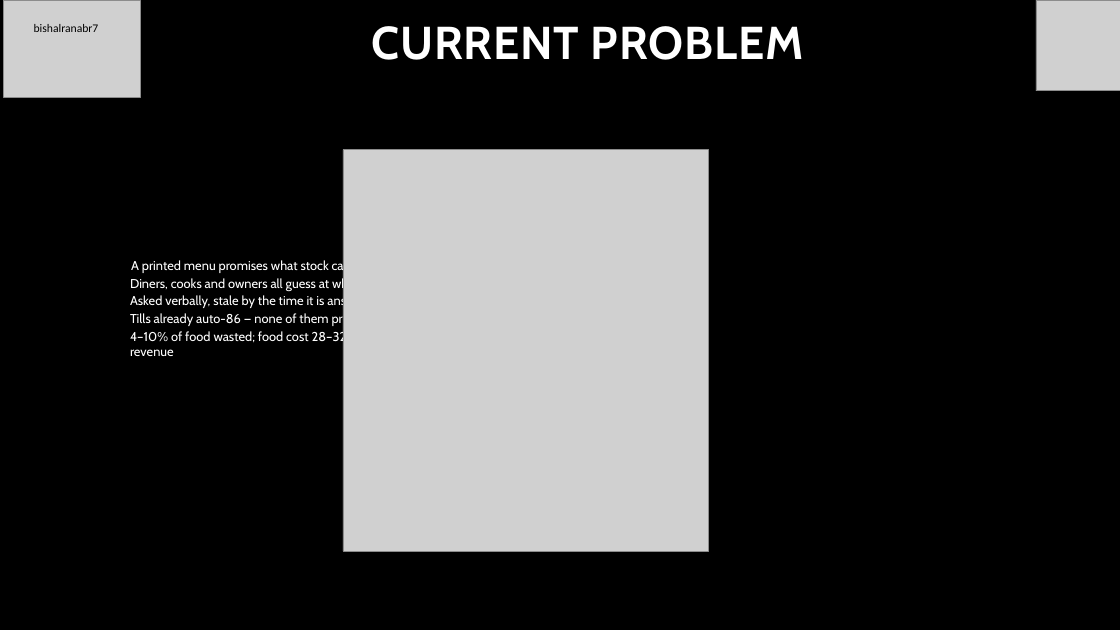
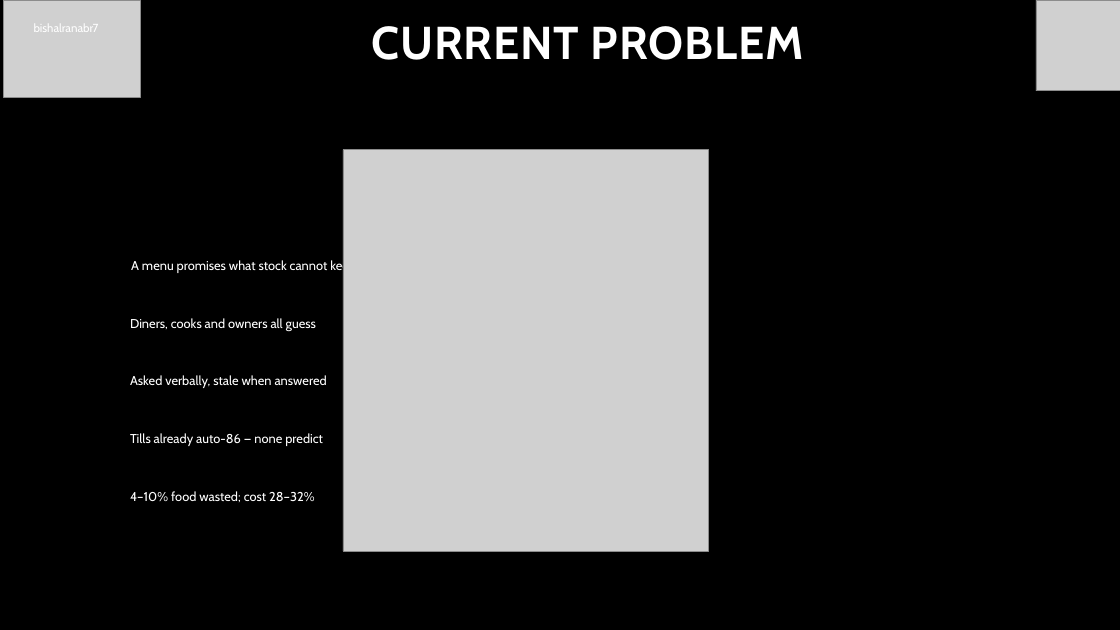
Before and after one commit to bishalbar77/brigade, a slide deck: slide 2 of Brigade_Vibeathon6_Submission.pptx. Drawn at 1120x630 pixels with LibreOffice and Linux fonts; fonts in the diff are those of the drawing; grey boxes stand for pictures; background and template pictures are left out. Boxes give left, top, right and bottom in pixels: in the first picture for what was removed or moved away, otherwise in the second. Text is boxed around its words. In the diff, an @@ line names an element or a change of style, - is before the commit and + after.

```diff
--- a/Brigade_Vibeathon6_Submission.pptx
+++ b/Brigade_Vibeathon6_Submission.pptx
@@ text "bishalranabr7" at [34,24,99,32]: font Calibri to Cabin, text colour #000000 to #FFFFFF @@
@@ text at [130,259,356,502]: text changed @@
-A printed menu promises what stock cannot keep
-Diners, cooks and owners all guess at what is left
-Asked verbally, stale by the time it is answered
-Tills already auto-86 — none of them predict
-4–10% of food wasted; food cost 28–32% of revenue
+A menu promises what stock cannot keep
+Diners, cooks and owners all guess
+Asked verbally, stale when answered
+Tills already auto-86 — none predict
+4–10% food wasted; cost 28–32%
```
Also in this commit, not shown: 5 other slides changed, 2 slides removed, 1 other file.
